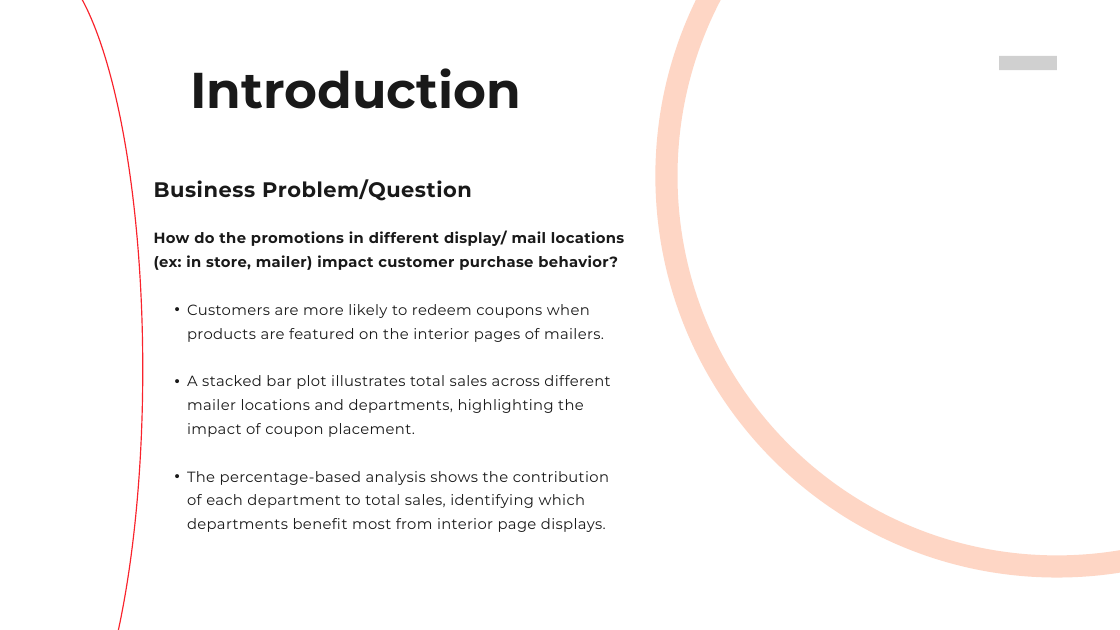
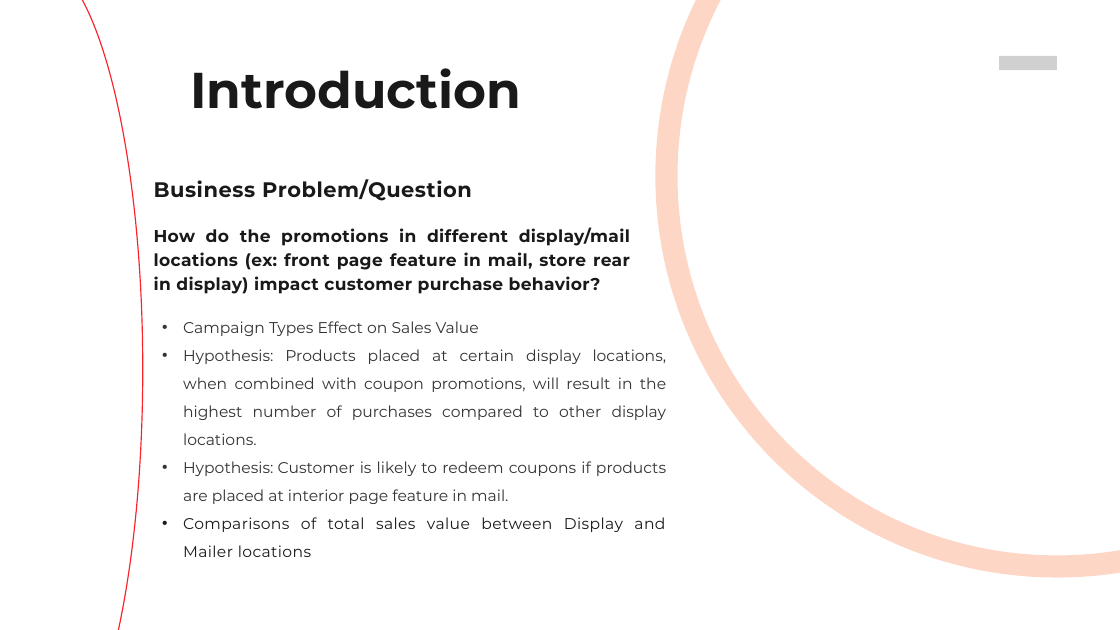
Before and after one commit to ezishr/BANA4080, a slide deck: slide 2 of BANA4080_midterm_project/Midterm Project.pptx. Drawn at 1120x630 pixels with LibreOffice and Linux fonts; fonts in the diff are those of the drawing; grey boxes stand for pictures. Boxes give left, top, right and bottom in pixels: in the first picture for what was removed or moved away, otherwise in the second. Text is boxed around its words. In the diff, an @@ line names an element or a change of style, - is before the commit and + after.

```diff
--- a/BANA4080_midterm_project/Midterm Project.pptx
+++ b/BANA4080_midterm_project/Midterm Project.pptx
@@ text at <box>154,227,630,294</box>: text changed; size 19 to 22 pt @@
-How do the promotions in different display/ mail locations (ex: in store, mailer) impact customer purchase behavior?
+How do the promotions in different display/mail locations (ex: front page feature in mail, store rear in display) impact customer purchase behavior?
@@ text at <box>183,321,667,557</box>: text changed; size 19 to 20 pt; text colour #191919 to #333333 @@
-  • Customers are more likely to redeem coupons when products are featured on the interior pages of mailers.
-  • A stacked bar plot illustrates total sales across different mailer locations and departments, highlighting the impact of coupon placement.
-  • The percentage-based analysis shows the contribution of each department to total sales, identifying which departments benefit most from interior page displays.
+• Campaign Types Effect on Sales Value
+• Hypothesis: Products placed at certain display locations, when combined with coupon promotions, will result in the highest number of purchases compared to other display locations.
+• Hypothesis: Customer is likely to redeem coupons if products are placed at interior page feature in mail.
+• Comparisons of total sales value between Display and Mailer locations
```
Also in this commit, not shown: 4 other slides changed, 4 slides added, 2 slides removed, 9 other files.
